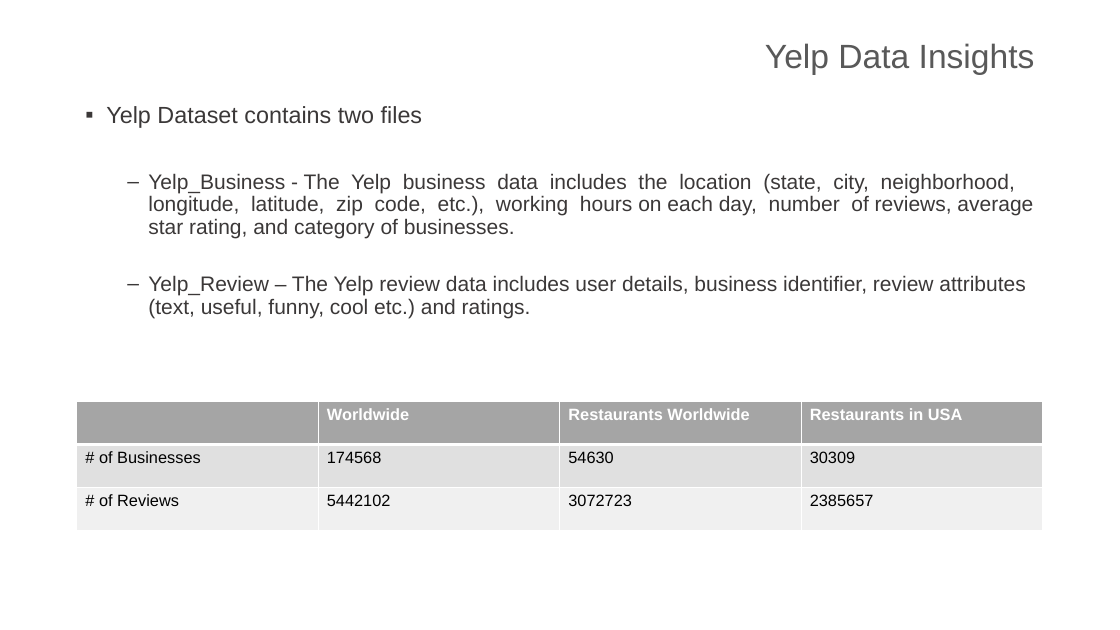
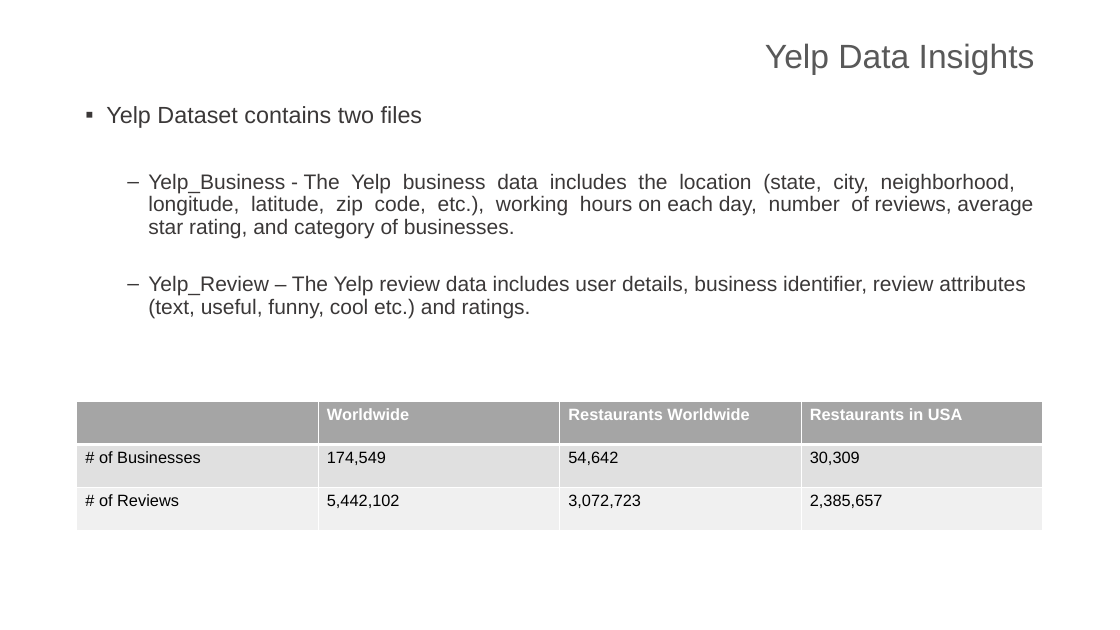
Before and after one commit to ap12798/Big-Data, a slide deck: slide 8 of Yelp.pptx. Drawn at 1120x630 pixels with LibreOffice and Linux fonts; fonts in the diff are those of the drawing; background and template pictures are left out. Boxes give left, top, right and bottom in pixels: in the first picture for what was removed or moved away, otherwise in the second. Text is boxed around its words. In the diff, an @@ line names an element or a change of style, - is before the commit and + after.

Commit message:
Add files via upload
Based on partition table, exploration slides updated

```diff
--- a/Yelp.pptx
+++ b/Yelp.pptx
@@ table at (77, 402, 1045, 531) @@
-row 2: # of Businesses | 174568 | 54630 | 30309
+row 2: # of Businesses | 174,549 | 54,642 | 30,309
-row 3: # of Reviews | 5442102 | 3072723 | 2385657
+row 3: # of Reviews | 5,442,102 | 3,072,723 | 2,385,657
```
Also in this commit, not shown: 13 other slides changed, 1 slide added, 1 slide removed.
